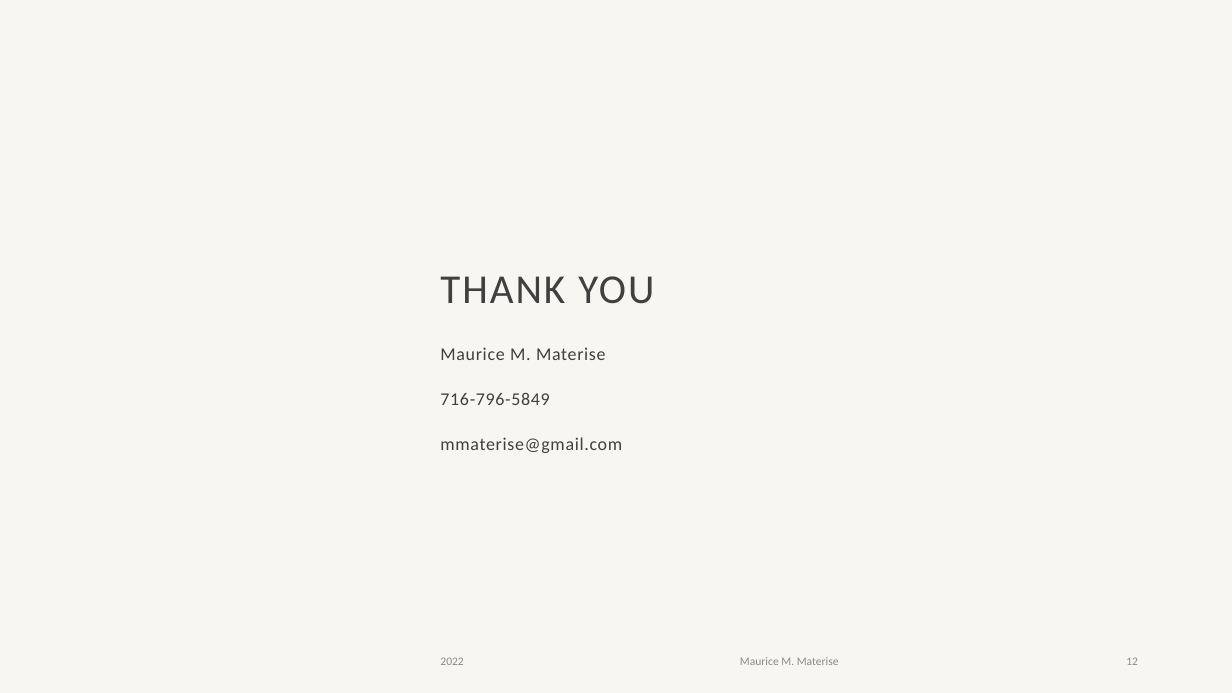
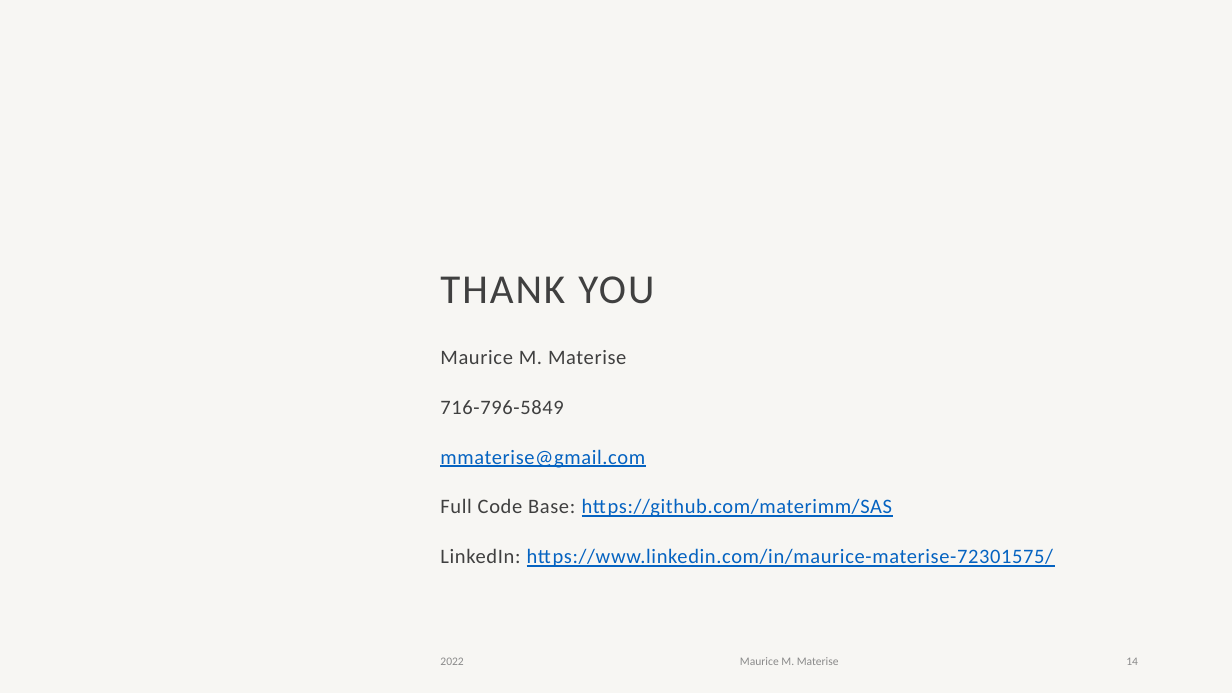
Before and after one commit to materimm/SAS, a slide deck: slide 14 of SAS Interview Presentation.pptx (slide 12 before the commit). Drawn at 1232x693 pixels with LibreOffice and Linux fonts; fonts in the diff are those of the drawing; background and template pictures are left out. Boxes give left, top, right and bottom in pixels: in the first picture for what was removed or moved away, otherwise in the second. Text is boxed around its words. In the diff, an @@ line names an element or a change of style, - is before the commit and + after.

```diff
--- a/SAS Interview Presentation.pptx
+++ b/SAS Interview Presentation.pptx
@@ subtitle at (440, 350, 645, 468): size 14 to 16 pt in "Maurice M. Materise", "716-796-5849", "mmaterise@gmail.com"; text colour #404040 to #0563C1, underline on in "mmaterise@gmail.com" @@
@@ subtitle at (440, 498, 1053, 567): paragraphs added @@
+Full Code Base: https://github.com/materimm/SAS
+LinkedIn: https://www.linkedin.com/in/maurice-materise-72301575/
@@ page number at (1126, 658, 1138, 665): text changed @@
-12
+14
```
Also in this commit, not shown: 7 other slides changed, 2 slides added, 2 other files.
